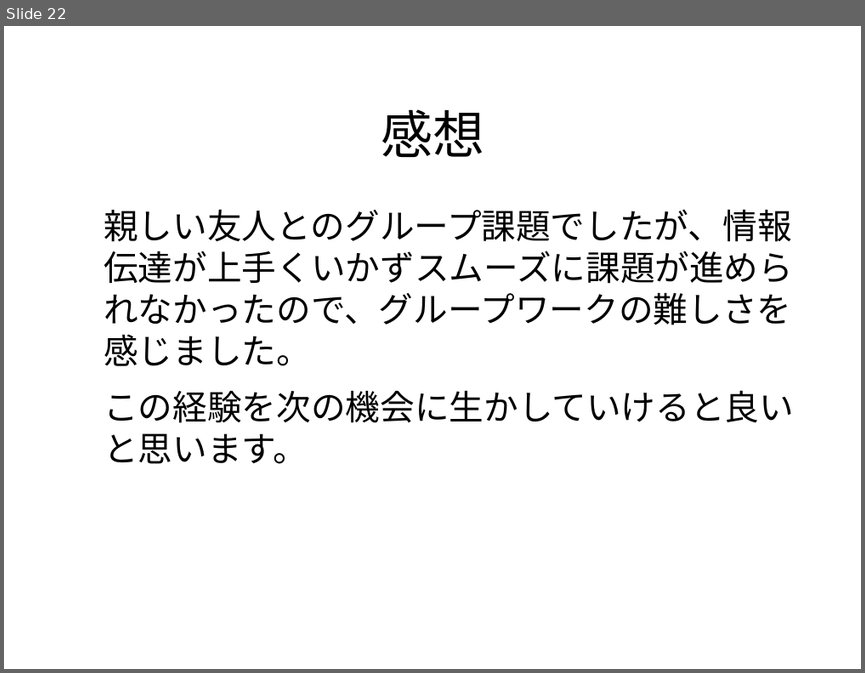
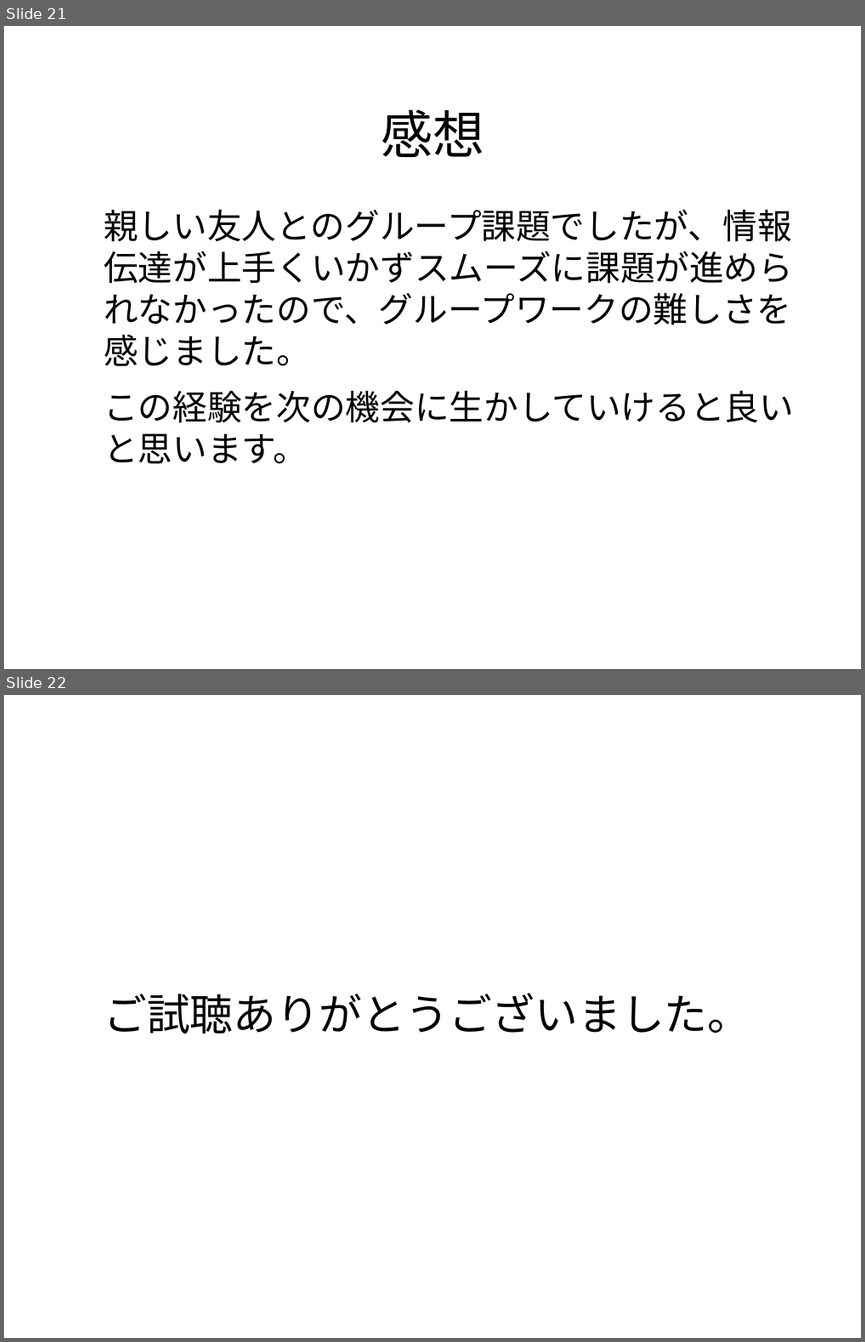
Before and after one commit to pamyupamyu/rep8, a slide deck: グループ1 発表スライド.odp. Shown one above the other, each under a label of ours: slide 22 before the commit, slides 21 and 22 after it. The pictures are 865x673 and 865x1342 pixels, drawn with LibreOffice and Linux fonts; fonts in the diff are those of the drawing; background and template pictures are left out. Boxes give left, top, right and bottom in pixels: in the first picture for what was removed or moved away, otherwise in the second. Text is boxed around its words. In the diff, an @@ line names an element or a change of style, - is before the commit and + after.

```diff
--- a/グループ1 発表スライド.odp
+++ b/グループ1 発表スライド.odp
@@ slide 22 added at box(4, 695, 861, 1338), background picture (left out) @@
@@ text added at box(103, 993, 750, 1033), 40 pt, text #000000 @@
+ご試聴ありがとうございました。
@@ what was slide 22 is now slide 21 @@
```
Also in this commit, not shown: 2 slides changed, 1 slide removed.
